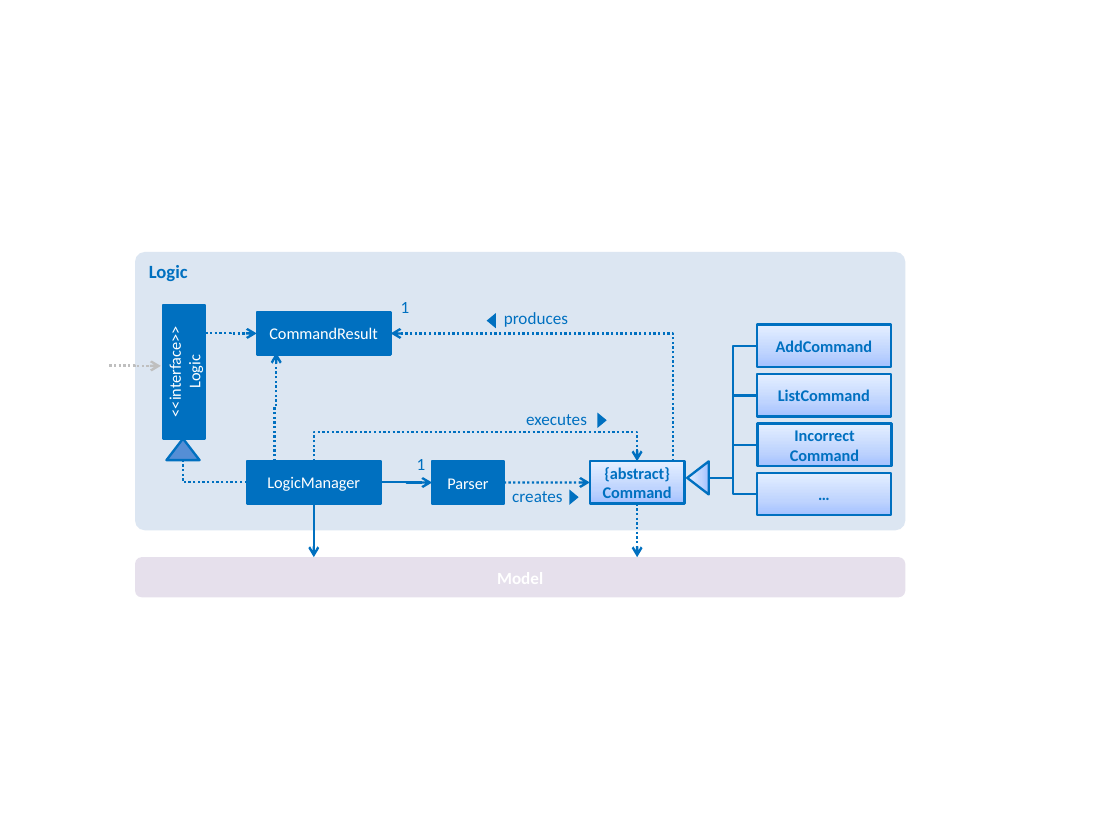
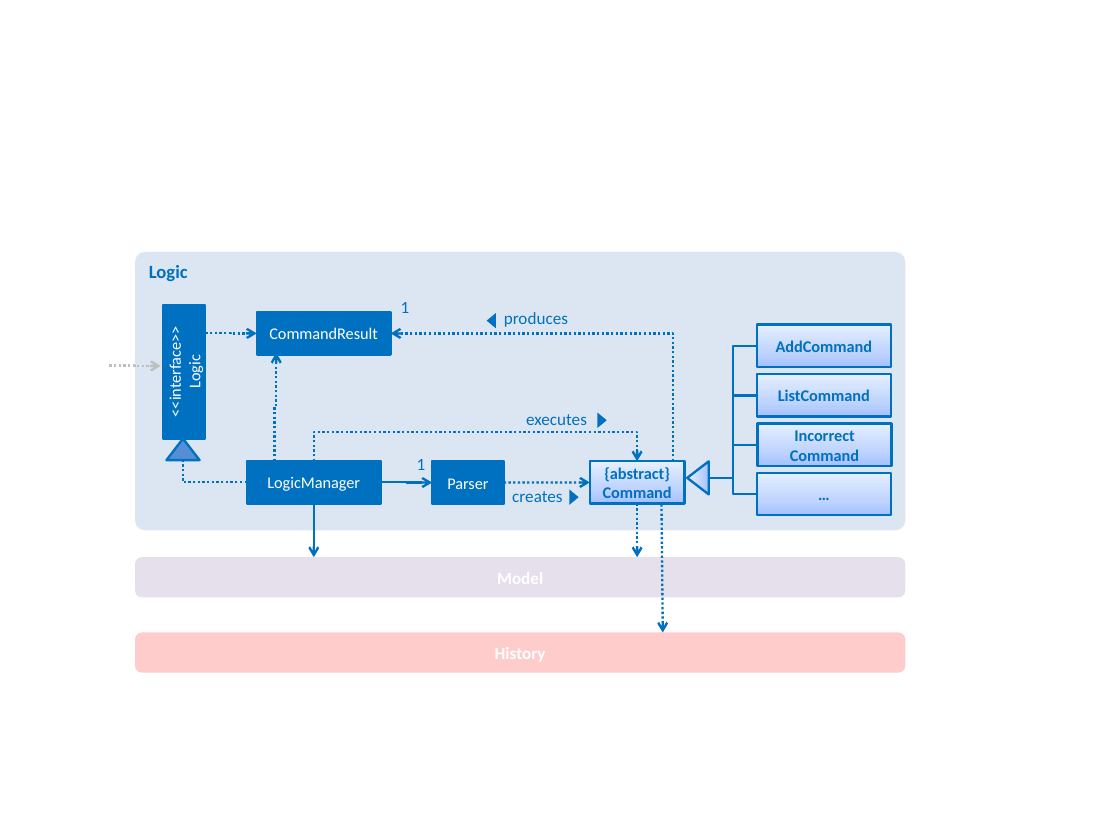
Before and after one commit to Mamtha3005/addressbook-level4, a slide deck: slide 5 of docs/diagrams/Diagrams.pptx. Drawn at 1120x840 pixels with LibreOffice and Linux fonts; fonts in the diff are those of the drawing. Boxes give left, top, right and bottom in pixels: in the first picture for what was removed or moved away, otherwise in the second. Text is boxed around its words. In the diff, an @@ line names an element or a change of style, - is before the commit and + after.

```diff
--- a/docs/diagrams/Diagrams.pptx
+++ b/docs/diagrams/Diagrams.pptx
@@ arrow added from (662, 504) to (663, 633), #0070C0 1.5 pt dashed @@
@@ rounded rectangle added at (x1=136, y1=633, x2=906, y2=673), fill #FFCCCC, 11 pt, text #FFFFFF, bold @@
+History
```
Also in this commit, not shown: 3 other slides changed, 1 slide added, 1 slide removed, 50 other files.
